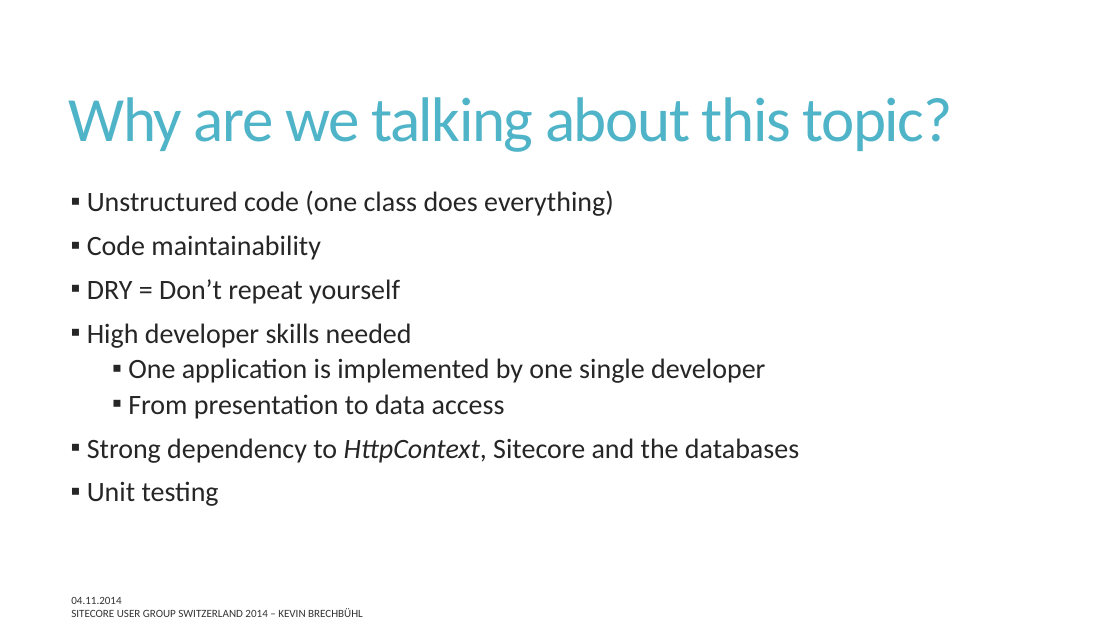
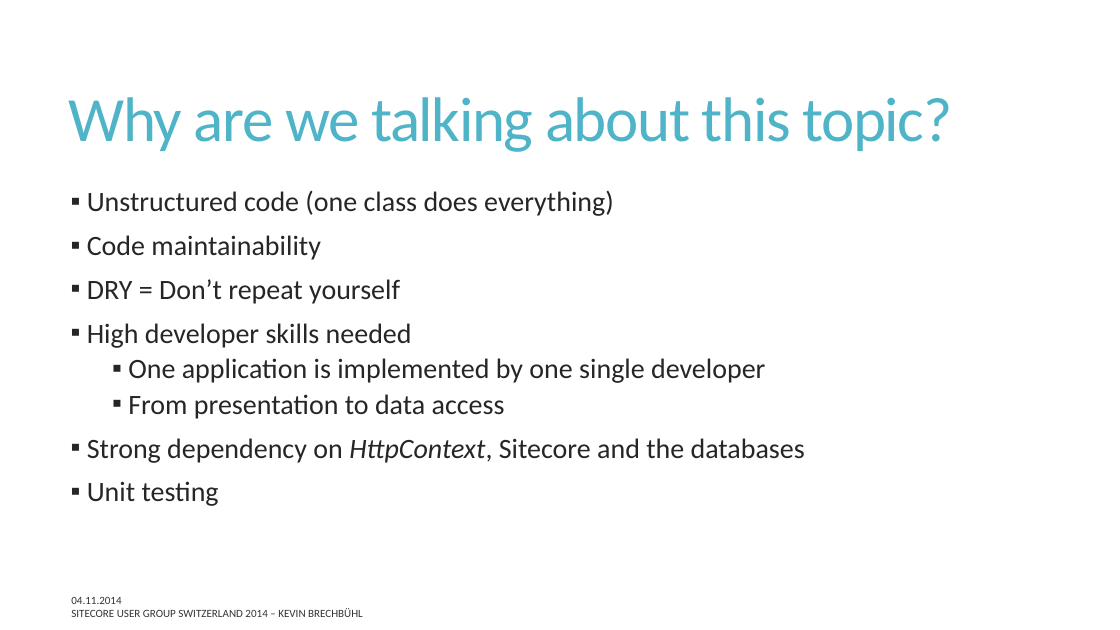
Before and after one commit to SUGCH/ThreeLayeredArchitectureWithSitecore, a slide deck: slide 4 of doc/ThreeLayeredArchitectureWithSitecore.pptx. Drawn at 1120x630 pixels with LibreOffice and Linux fonts; fonts in the diff are those of the drawing. Boxes give left, top, right and bottom in pixels: in the first picture for what was removed or moved away, otherwise in the second. Text is boxed around its words. In the diff, an @@ line names an element or a change of style, - is before the commit and + after.

```diff
--- a/doc/ThreeLayeredArchitectureWithSitecore.pptx
+++ b/doc/ThreeLayeredArchitectureWithSitecore.pptx
@@ text at bbox=[87, 438, 805, 463]: text changed @@
-▪ Strong dependency to HttpContext, Sitecore and the databases
+▪ Strong dependency on HttpContext, Sitecore and the databases
```
Also in this commit, not shown: 2 other slides changed, 1 other file.
